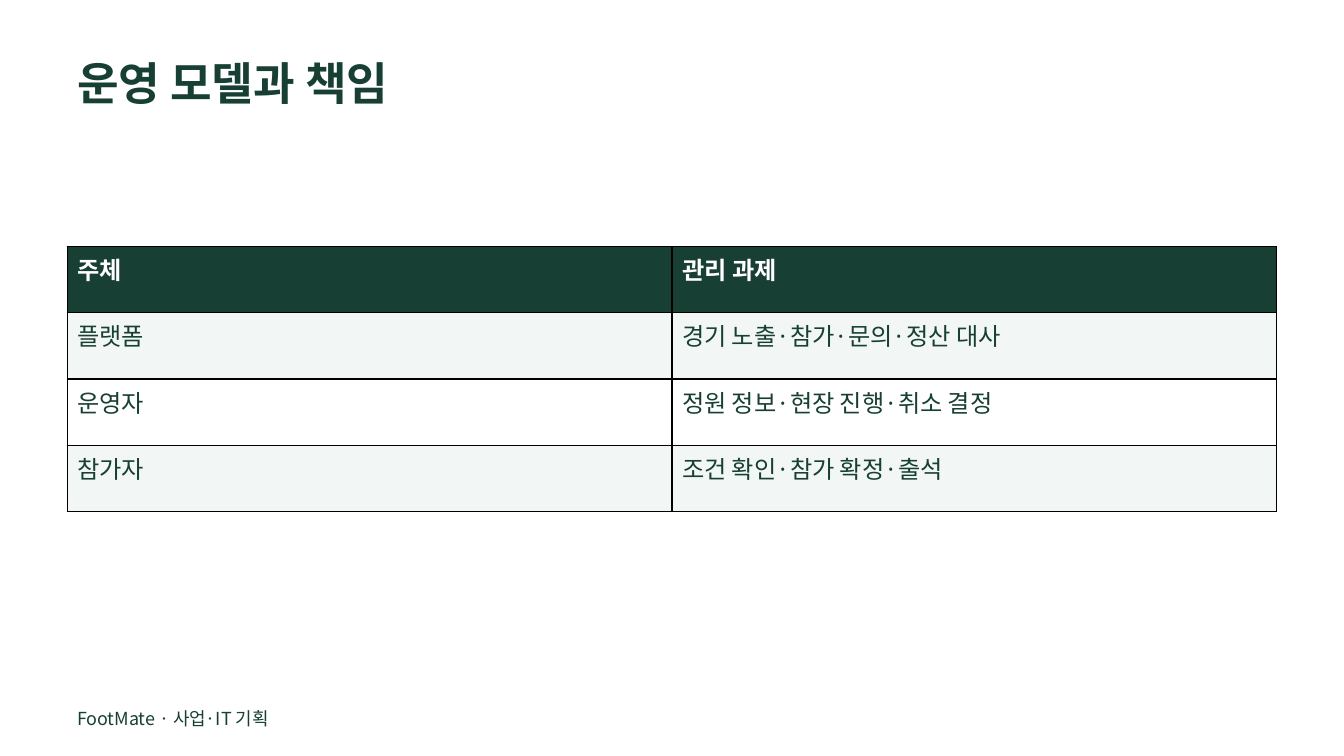
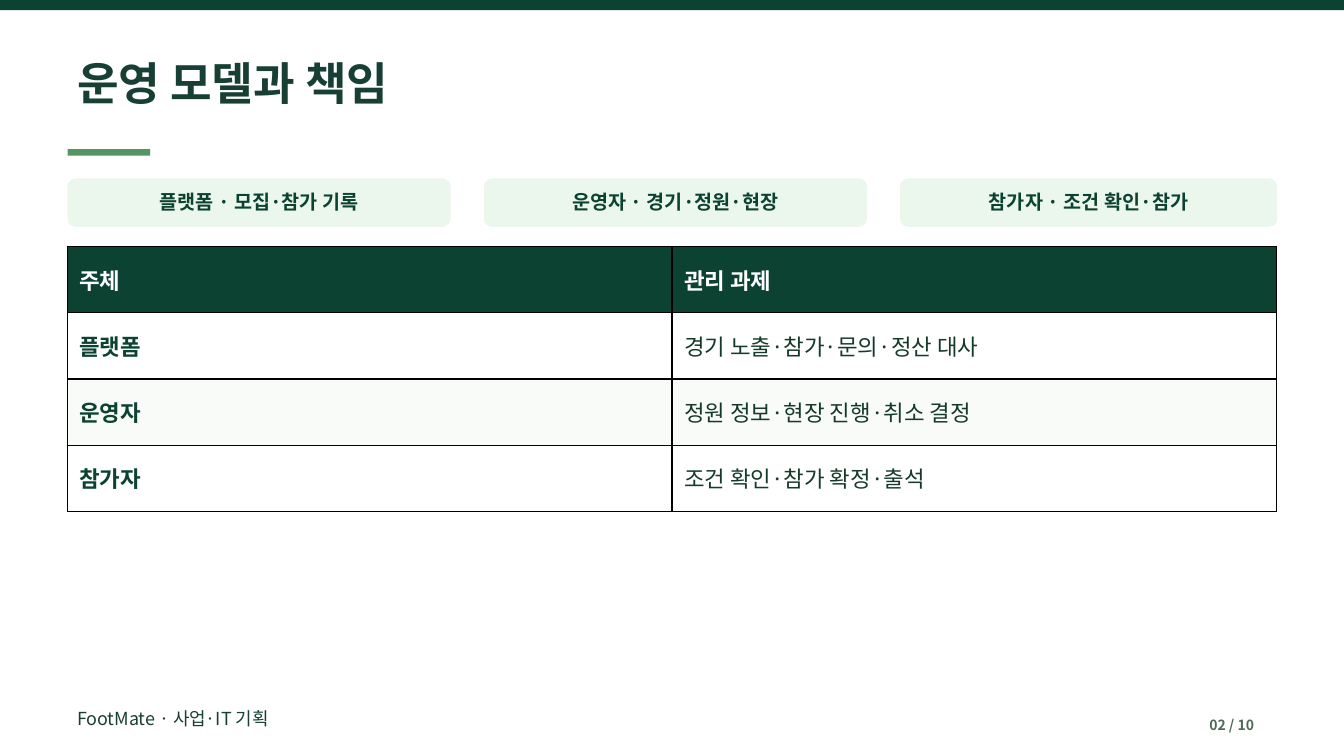
Before and after one commit to dohyunkimmm/footmate, a slide deck: slide 2 of src/case-study/downloads/footmate_report.pptx. Drawn at 1344x756 pixels with LibreOffice and Linux fonts; fonts in the diff are those of the drawing. Boxes give left, top, right and bottom in pixels: in the first picture for what was removed or moved away, otherwise in the second. Text is boxed around its words. In the diff, an @@ line names an element or a change of style, - is before the commit and + after.

```diff
--- a/src/case-study/downloads/footmate_report.pptx
+++ b/src/case-study/downloads/footmate_report.pptx
@@ rectangle added at [0, 0, 1344, 10], fill #0B4231 @@
@@ rectangle added at [68, 149, 150, 156], fill #539664 @@
@@ rounded rectangle added at [68, 178, 451, 227], fill #EBF6EC @@
@@ rounded rectangle added at [484, 178, 867, 227], fill #EBF6EC @@
@@ rounded rectangle added at [900, 178, 1277, 227], fill #EBF6EC @@
@@ text added at [159, 192, 358, 211], 14 pt, text #0B4231, bold @@
+플랫폼 · 모집·참가 기록
@@ text added at [572, 192, 779, 211], 14 pt, text #0B4231, bold @@
+운영자 · 경기·정원·현장
@@ text added at [989, 192, 1188, 211], 14 pt, text #0B4231, bold @@
+참가자 · 조건 확인·참가
@@ table at [68, 247, 1277, 511] @@
@@ fill #173F33 to #0B4231 in row 1 @@
@@ fill #F2F6F4 to #FFFFFF in 4 cells @@
@@ fill #FFFFFF to #F8FBF8 in row 3 @@
@@ size 17.2 to 16 pt @@
@@ text colour #173F33 to #0B4231, bold on in "플랫폼", "운영자", "참가자" @@
@@ text colour #173F33 to #143A2A in "경기 노출·참가·문의·정산 대사", "정원 정보·현장 진행·취소 결정", "조건 확인·참가 확정·출석" @@
@@ text added at [1209, 719, 1254, 730], 10 pt, text #4F6958, bold @@
+02 / 10
```
Also in this commit, not shown: 9 other slides changed, 7 other files.
